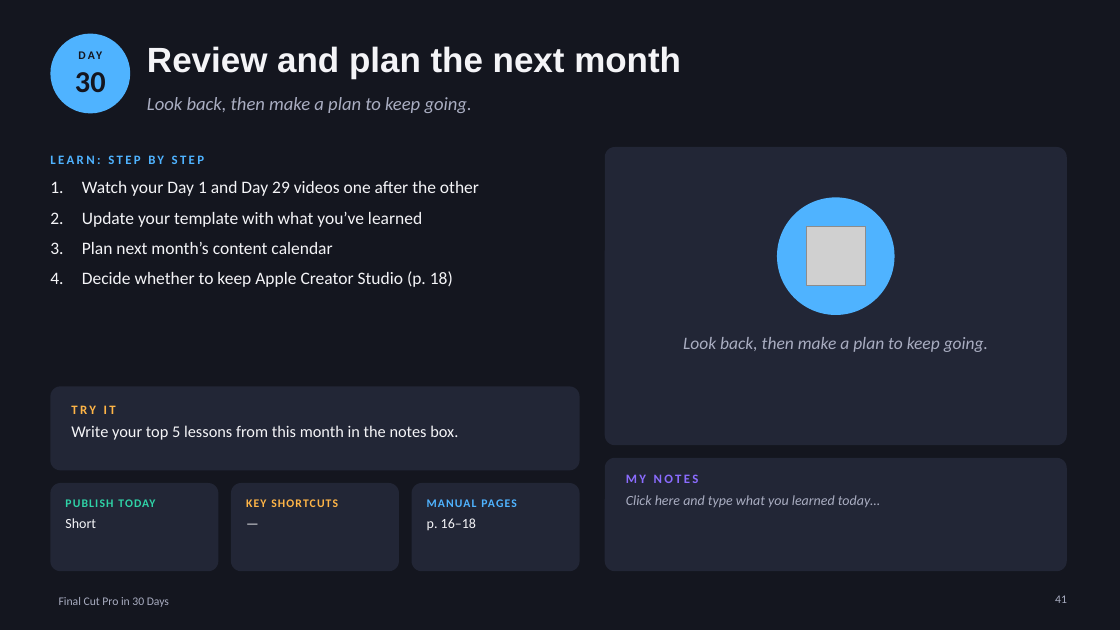
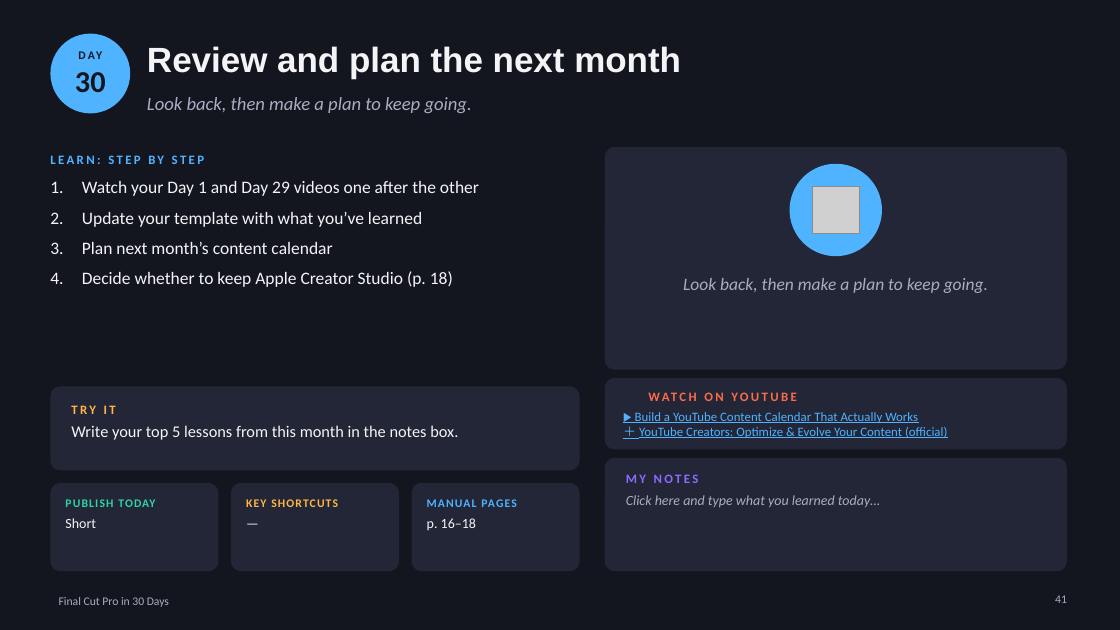
Before and after one commit to p00047575/test5, a slide deck: slide 41 of fcp-book/FCP-30-Day-Book.pptx. Drawn at 1120x630 pixels with LibreOffice and Linux fonts; fonts in the diff are those of the drawing; grey boxes stand for pictures; background and template pictures are left out. Boxes give left, top, right and bottom in pixels: in the first picture for what was removed or moved away, otherwise in the second. Text is boxed around its words. In the diff, an @@ line names an element or a change of style, - is before the commit and + after.

```diff
--- a/fcp-book/FCP-30-Day-Book.pptx
+++ b/fcp-book/FCP-30-Day-Book.pptx
@@ rounded rectangle: place and size @@
-rounded rectangle at box(605, 147, 1067, 445)
+rounded rectangle at box(605, 147, 1067, 370)
@@ rounded rectangle at box(605, 147, 1067, 370): proportions changed @@
@@ ellipse: place and size @@
-ellipse at box(777, 197, 895, 315)
+ellipse at box(790, 164, 882, 256)
@@ picture: place and size @@
-picture at box(807, 227, 865, 286)
+picture at box(812, 187, 860, 234)
@@ text "Look back, then make a ...": place and size @@
-text "Look back, then make a ..." at box(683, 337, 988, 352)
+text "Look back, then make a ..." at box(683, 278, 988, 293)
@@ rounded rectangle added at box(605, 378, 1067, 450), fill #222636 @@
@@ text added at box(649, 384, 901, 409), 11 pt, text #FF6B4A, bold @@
+WATCH ON YOUTUBE
@@ text added at box(635, 412, 947, 438), 11 pt, text #4FB3FF, underline @@
+▶ Build a YouTube Content Calendar That Actually Works
+＋ YouTube Creators: Optimize & Evolve Your Content (official)
```
Also in this commit, not shown: 29 other slides changed, 2 other files.
